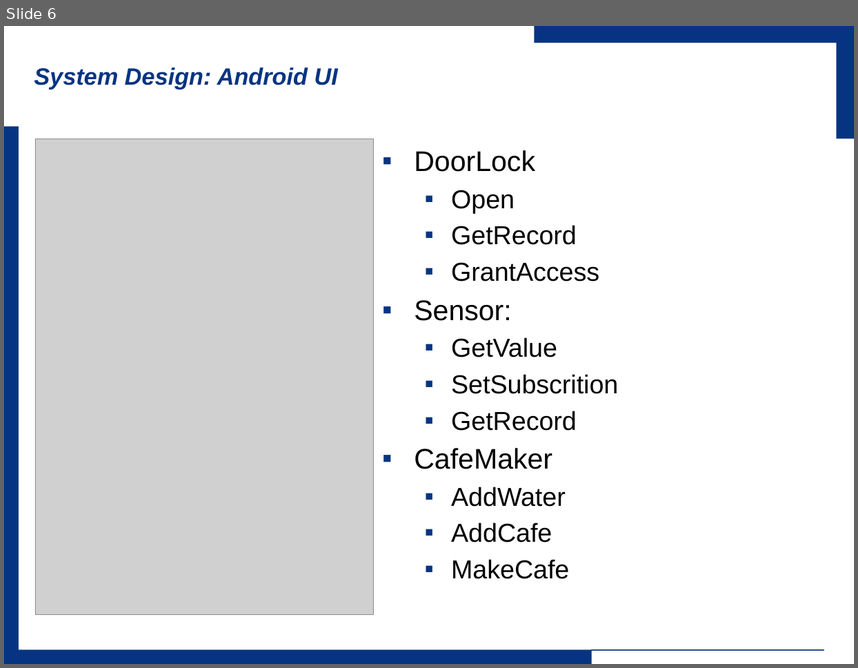
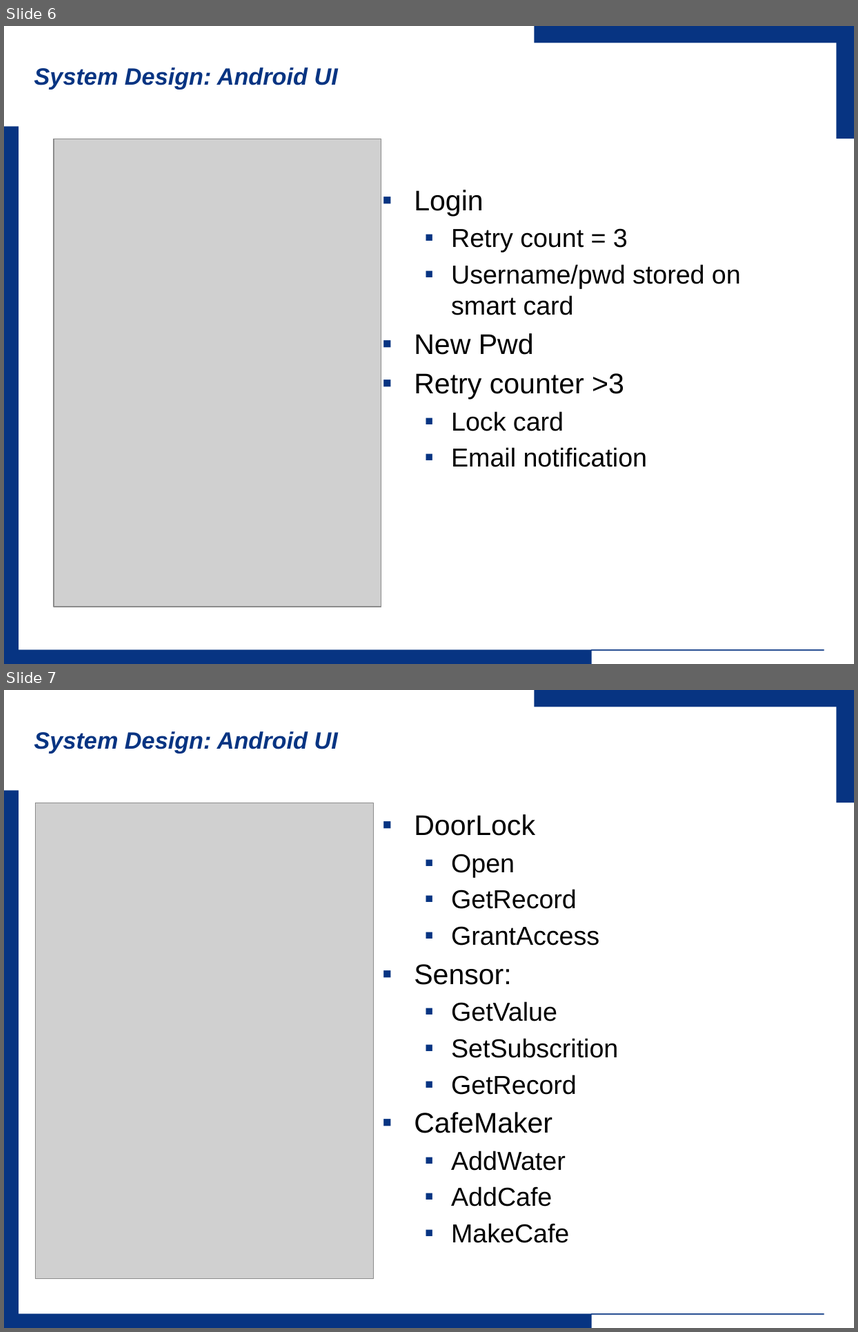
Before and after one commit to wsuetholz/opc-ua-wangyk-upb-morpho, a slide deck: ppt/System Implementation.pptx. Shown one above the other, each under a label of ours: slide 6 before the commit, slides 6 and 7 after it. The pictures are 858x668 and 858x1332 pixels, drawn with LibreOffice and Linux fonts; fonts in the diff are those of the drawing; grey boxes stand for pictures; background and template pictures are left out. Boxes give left, top, right and bottom in pixels: in the first picture for what was removed or moved away, otherwise in the second. Text is boxed around its words. In the diff, an @@ line names an element or a change of style, - is before the commit and + after.

```diff
--- a/ppt/System Implementation.pptx
+++ b/ppt/System Implementation.pptx
@@ slide 6 added at (x1=4, y1=26, x2=854, y2=664), background #FFFFFF; not listed: 5 template elements that a slide beside it also shows @@
@@ title added at (x1=34, y1=67, x2=338, y2=89), 20 pt, text #073482, bold, italic @@
+System Design: Android UI
@@ picture added at (x1=54, y1=139, x2=381, y2=606) @@
@@ text added at (x1=414, y1=190, x2=741, y2=467), 22 pt, text #000000 @@
+▪ Login
+  ▪ Retry count = 3
+  ▪ Username/pwd stored on smart card
+▪ New Pwd
+▪ Retry counter >3
+  ▪ Lock card
+  ▪ Email notification
@@ what was slide 6 is now slide 7 @@
```
Also in this commit, not shown: 8 slides changed, 2 other files.
